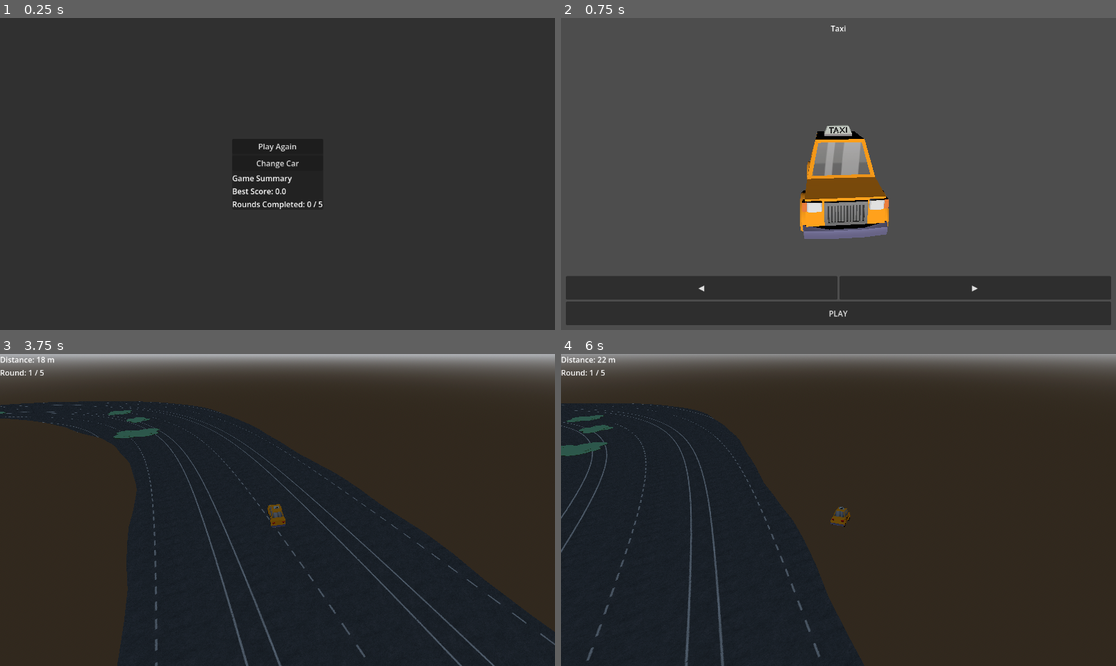
Above: before the commit, frames 1-4 (two rows, left to right).
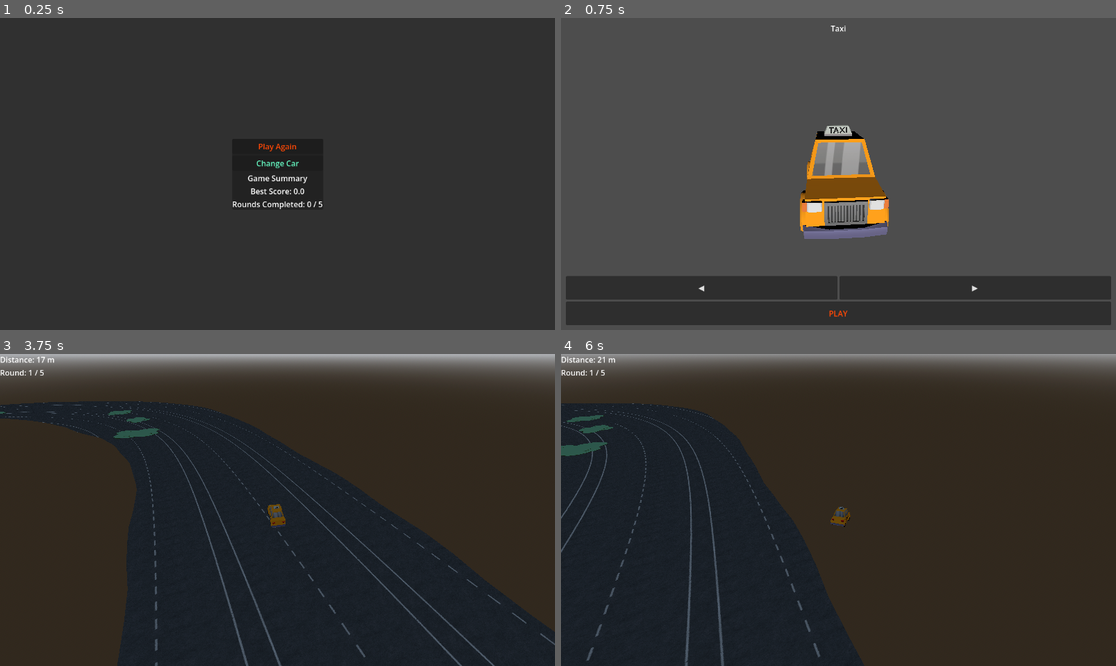
Above: after the commit, the same moments.

Repository: RuntimeRebelsStudio/YouAreYourOwnEnemy
Game: Godot game, scene res://GUI/GameSummary.tscn
Same seed, same stepped clock (60 frames per second), same inputs: the game is played once before the commit and once after it. This scene is started directly instead of the project's main scene.
Inputs (mouse positions are in pixels of both pictures, inside the frame that each line leads up to):
- Up to frame 1 (0.25 s): no input
- Up to frame 2 (0.75 s): click "Change Car" at 0.5 s
- Up to frame 3 (3.75 s): click "PLAY" at 1.25 s; move the mouse to (399, 494) at 2.02 s; hold D (right) 2.03-2.78 s; move the mouse to (166, 525) at 2.77 s; hold S (backward) 2.78-3.53 s; move the mouse to (333, 441) at 3.52 s; hold D (right) from 3.53 s (still down)
- Up to frame 4 (6 s): move the mouse to (810, 572) at 4.27 s; release D (right) at 4.28 s; hold W (forward) 4.28-5.03 s; move the mouse to (1005, 556) at 5.02 s; hold A (left) from 5.03 s (still down); move the mouse to (672, 463) at 5.77 s

The runs differ from the first frame. In frame 1, 0.5% of the frame differs, in the area x 41-56%, y 40-57%; in frame 2, less than 0.1%; in frame 3, less than 0.1%; in frame 4, less than 0.1%.

Commit message:
feat: added color to the UI

Diff:
--- a/GUI/CarSelect.tscn
+++ b/GUI/CarSelect.tscn
@@ -72,4 +72,5 @@
 [node name="PlayButton" type="Button" parent="UI/Control/BottomPanel/VBoxContainer" unique_id=1133074832]
 layout_mode = 2
 size_flags_vertical = 3
+theme_override_colors/font_color = Color(1, 0.28235295, 0.019607844, 1)
 text = "PLAY"
--- a/GUI/GameSummary.tscn
+++ b/GUI/GameSummary.tscn
@@ -45,19 +45,24 @@
 
 [node name="PlayAgainButton" type="Button" parent="Panel/VBoxContainer" unique_id=420820593]
 layout_mode = 2
+theme_override_colors/font_color = Color(1, 0.28235295, 0.019607844, 1)
 text = "Play Again"
 
 [node name="CarSelectButton" type="Button" parent="Panel/VBoxContainer" unique_id=1359641135]
 layout_mode = 2
+theme_override_colors/font_color = Color(0.404465, 0.9999998, 0.7785385, 1)
 text = "Change Car"
 
 [node name="TitleLabel" type="Label" parent="Panel/VBoxContainer" unique_id=601985074]
 layout_mode = 2
 text = "Game Summary"
+horizontal_alignment = 1
 
 [node name="ScoreLabel" type="Label" parent="Panel/VBoxContainer" unique_id=966114473]
 layout_mode = 2
 text = "Best Score:  0"
+horizontal_alignment = 1
+vertical_alignment = 2
 
 [node name="RoundLabel" type="Label" parent="Panel/VBoxContainer" unique_id=18246071]
 layout_mode = 2
--- a/GUI/hud.gd
+++ b/GUI/hud.gd
@@ -4,6 +4,7 @@
 @onready var score_label: Label = $MarginContainer/VBoxContainer/ScoreLabel
 @onready var round_label: Label = $MarginContainer/VBoxContainer/RoundLabel
 
+var displayed_score: float = 0.0
 
 # Called when the node enters the scene tree for the first time.
 func _ready() -> void:
@@ -16,9 +17,13 @@
 	if GameManager.current_state == GameManager.GameState.PLAYING:
 		var player_car = get_tree().get_first_node_in_group("player")
 		if player_car and "max_distance_score" in player_car:
-			var current_m := int(player_car.max_distance_score)
+			var target_score: float = player_car.max_distance_score
+
+			displayed_score = lerp(displayed_score, target_score, 15.0 * delta)
+			var current_m := roundi(displayed_score)
+
+
 			if GameManager.last_score > 0:
-				score_label.text = "Distance: %d m (To Beat: %d m)" % [current_m,
-				int(GameManager.last_score)]
+				score_label.text = "Distance: %d m (To Beat: %d m)" % [current_m, roundi(GameManager.last_score)]
 			else:
 				score_label.text = "Distance: %d m" % current_m
